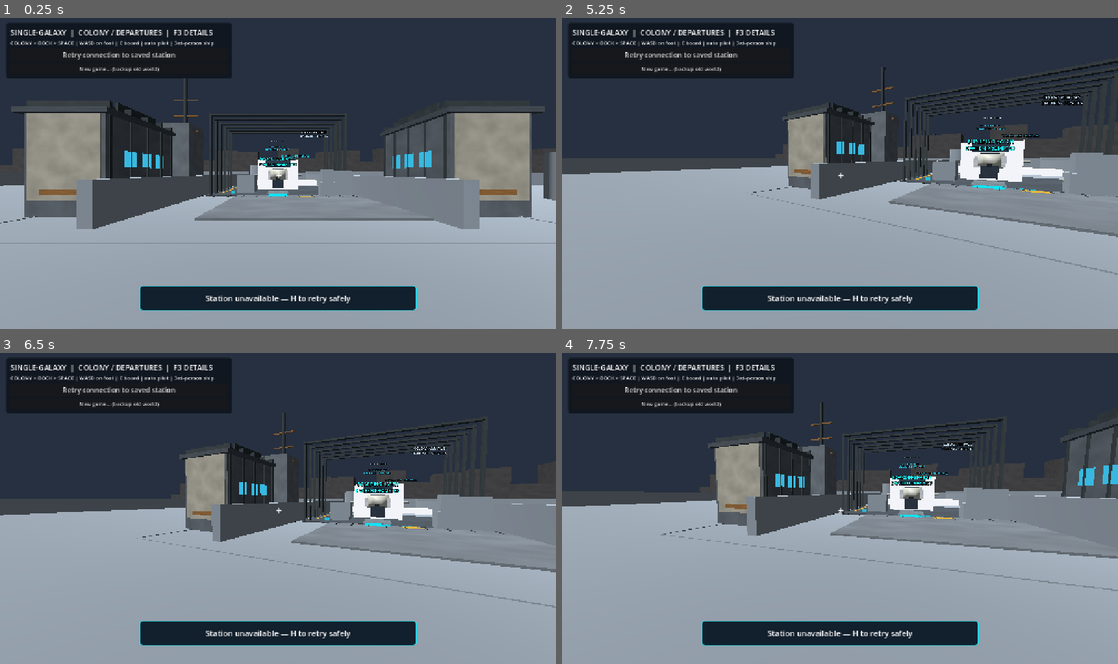
Above: before the commit, frames 1-4 (two rows, left to right).
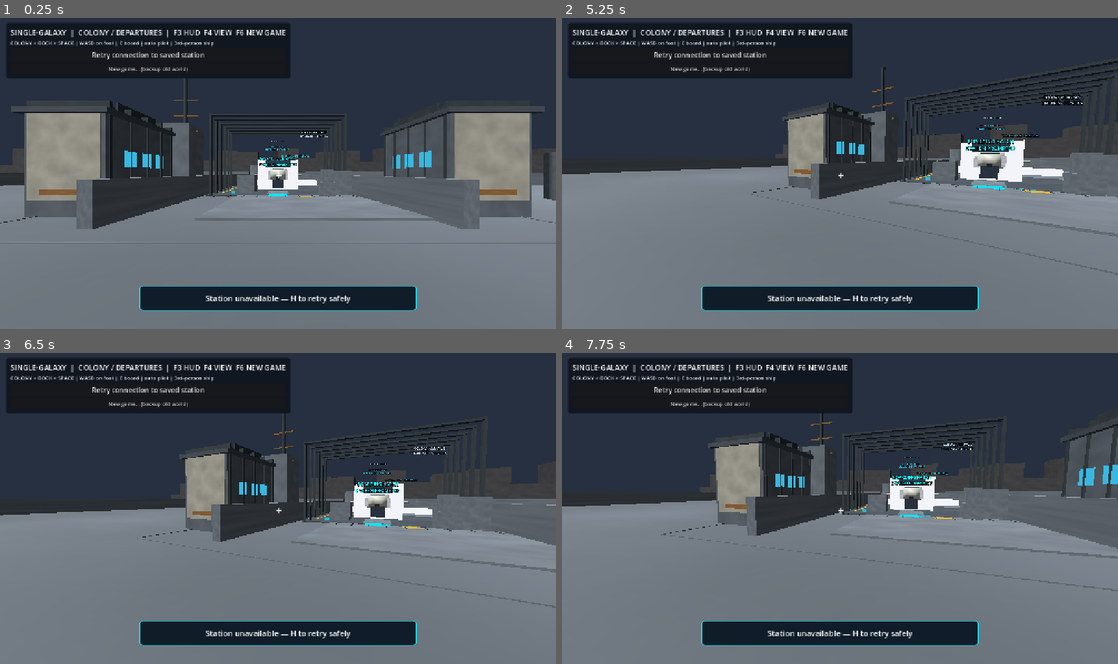
Above: after the commit, the same moments.

Repository: vjmichael/Single-galaxy
Game: Godot game, scene res://world/main.tscn
Same seed, same stepped clock (60 frames per second), same inputs: the game is played once before the commit and once after it.
Inputs (mouse positions are in pixels of both pictures, inside the frame that each line leads up to):
- Up to frame 1 (0.25 s): no input
- Up to frame 2 (5.25 s): click "Retry connection to saved sta…" at 0.5 s; click "Retry connection to saved sta…" at 1.25 s; click "Retry connection to saved sta…" at 2 s; click "New game... (backup old world)" at 2.75 s; click "Archive old world and start n…" at 3.5 s; move the mouse to (962, 157) at 4.27 s; hold D (fps_right) 4.28-5.03 s; tap E (fps_inspect) at 4.35 s; click (962, 157) at 4.42 s; move the mouse to (812, 173) at 5.02 s; hold W (fps_forward) from 5.03 s (still down); tap Shift (fps_run) at 5.1 s
- Up to frame 3 (6.5 s): keep holding W (fps_forward); move the mouse to (289, 502) at 5.77 s; hold G (ship_dock) from 5.78 s (still down)
- Up to frame 4 (7.75 s): keep holding W (fps_forward); move the mouse to (834, 511) at 6.52 s; release G (ship_dock) at 6.53 s; tap Z (ship_strafe_port) at 6.6 s; click (834, 511) at 6.67 s; move the mouse to (878, 511) at 7.27 s; hold C (ship_strafe_starboard) from 7.28 s (still down)

The runs differ from the first frame. In frame 1, 39% of the frame differs, in the area x 0-100%, y 1-100%; in frame 2, 44%; in frame 3, 43%; in frame 4, 45%.

Commit message:
feat(vis01): original Godot station patina, Radeon shadows and visible view/new-game controls

Diff:
--- a/desktop_godot/world/main.gd
+++ b/desktop_godot/world/main.gd
@@ -113,6 +113,7 @@
 	material.albedo_color = STATION_GRAY
 	material.roughness = 1.0
 	material.metallic = 0.0
+	COLONY_DOCK_LAYOUT.apply_station_material(material)
 	ship_material = StandardMaterial3D.new()
 	ship_material.albedo_color = SHIP_WHITE
 	ship_material.roughness = 0.78
@@ -267,6 +268,7 @@
 	_verified_flight_ship.clear()
 	_verified_flight_rock.clear()
 	_verified_station_nav.clear()
+	_refresh_station_visual_target()
 	_show_native_location(true)
 	var archive: String = str(archived.get("archive", ""))
 	_on_native_player_status("Old original world archived (not deleted): " +
@@ -355,7 +357,9 @@
 	var sun := DirectionalLight3D.new()
 	sun.rotation_degrees = Vector3(-52.0, -38.0, 0.0)
 	sun.light_energy = 1.5
-	sun.shadow_enabled = false
+	# Actual Radeon quality: geometry shadows on the physical GPU, with
+	# a lower-cost Balanced fallback for CPU/VM/headless acceptance.
+	sun.shadow_enabled = _visual_high_quality
 	add_child(sun)
 
 func _solid_box(label: String, pos: Vector3, dimensions: Vector3) -> StaticBody3D:
@@ -761,7 +765,7 @@
 	contents.add_theme_constant_override("separation", 4)
 	panel.add_child(contents)
 	var title := Label.new()
-	title.text = "SINGLE-GALAXY  |  COLONY / DEPARTURES  |  F3 DETAILS"
+	title.text = "SINGLE-GALAXY  |  COLONY / DEPARTURES  |  F3 HUD  F4 VIEW  F6 NEW GAME"
 	title.add_theme_font_size_override("font_size", 17)
 	contents.add_child(title)
 	scope_label = Label.new()
